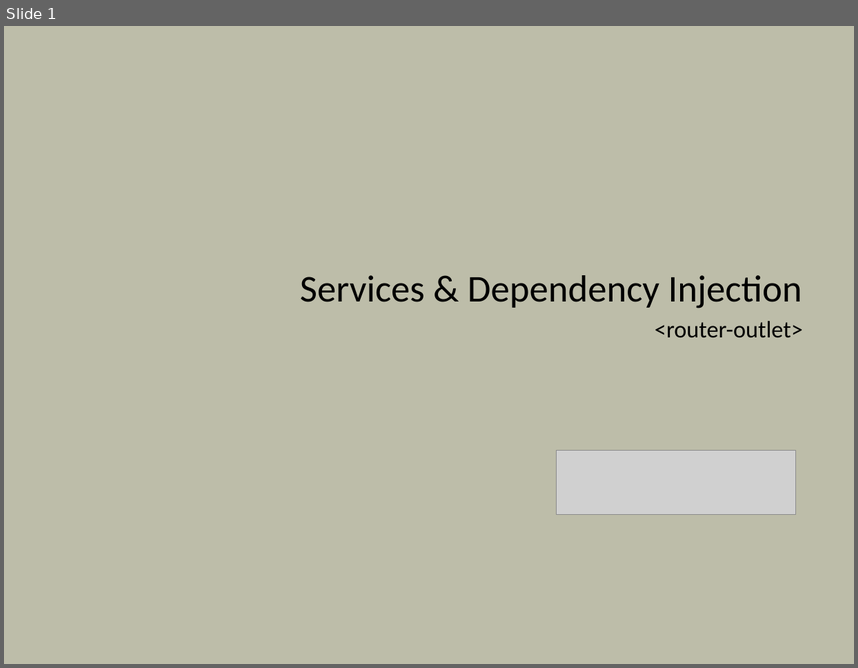
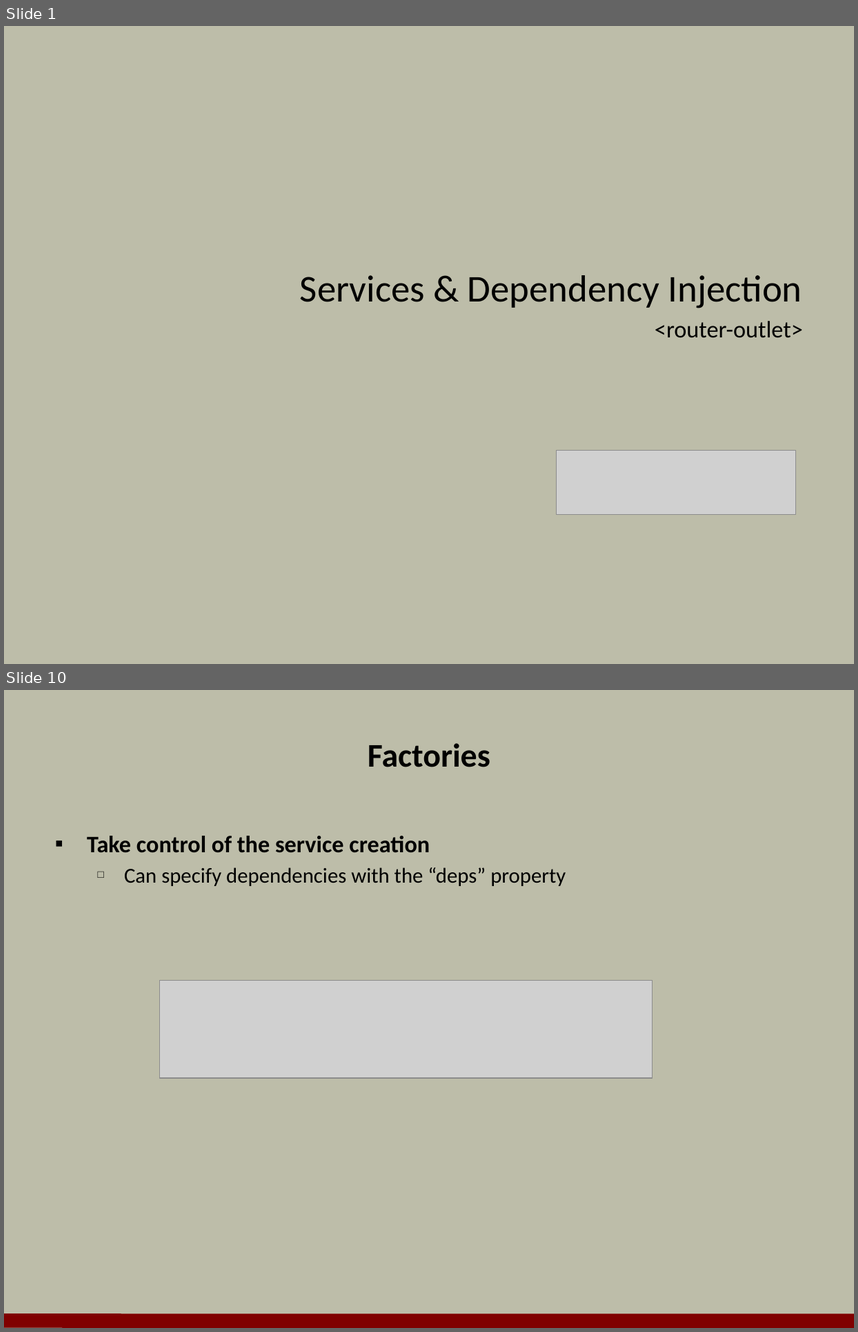
Before and after one commit to OdeToCode/classes, a slide deck: angular2/slides/04_Services_DI.pptx. Shown one above the other, each under a label of ours: slide 1 before the commit, slides 1 and 10 after it; the slides between them are not shown. The pictures are 858x668 and 858x1332 pixels, drawn with LibreOffice and Linux fonts; fonts in the diff are those of the drawing; grey boxes stand for pictures; background and template pictures are left out. Boxes give left, top, right and bottom in pixels: in the first picture for what was removed or moved away, otherwise in the second. Text is boxed around its words. In the diff, an @@ line names an element or a change of style, - is before the commit and + after.

```diff
--- a/angular2/slides/04_Services_DI.pptx
+++ b/angular2/slides/04_Services_DI.pptx
@@ slide 10 added at (4,690,854,1328), background #BDBDA9 @@
@@ title added at (368,743,490,767), 28 pt, text #000000, bold @@
+Factories
@@ text added at (87,836,566,886), 18 pt, text #000000 @@
+▪ Take control of the service creation
+  □ Can specify dependencies with the “deps” property
@@ picture added at (159,980,652,1078) @@
@@ line added from (4, 1320) to (854, 1321), #800000 12 pt @@
```
Also in this commit, not shown: 16 other slides added, 1 other file.
